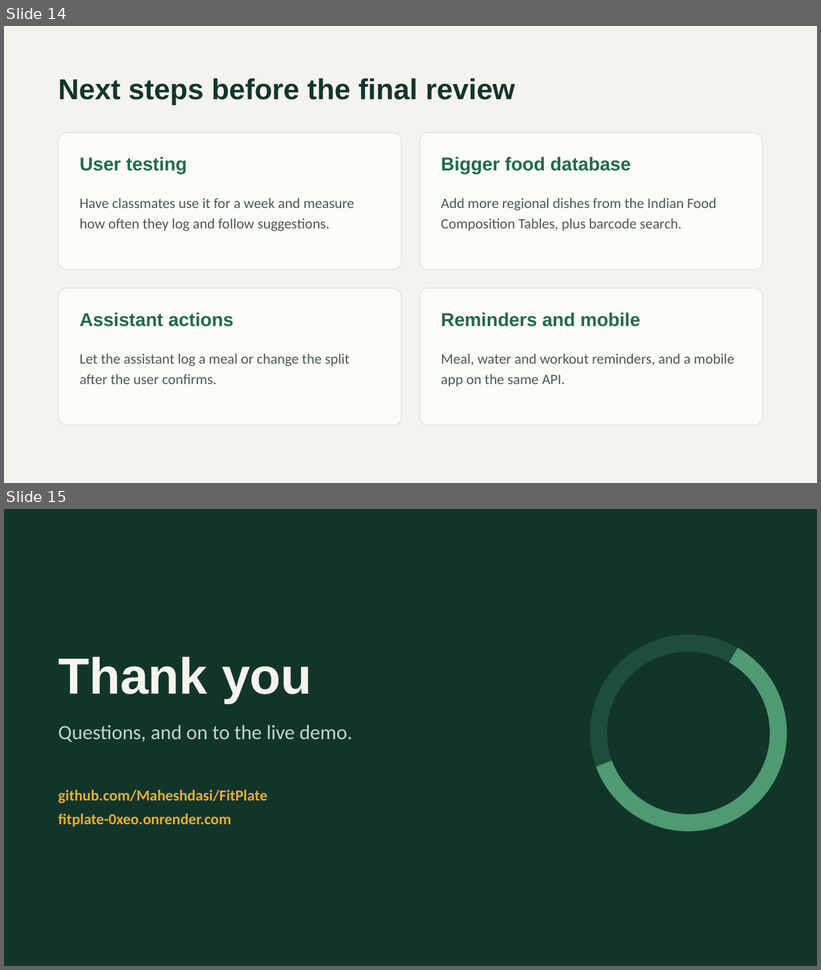
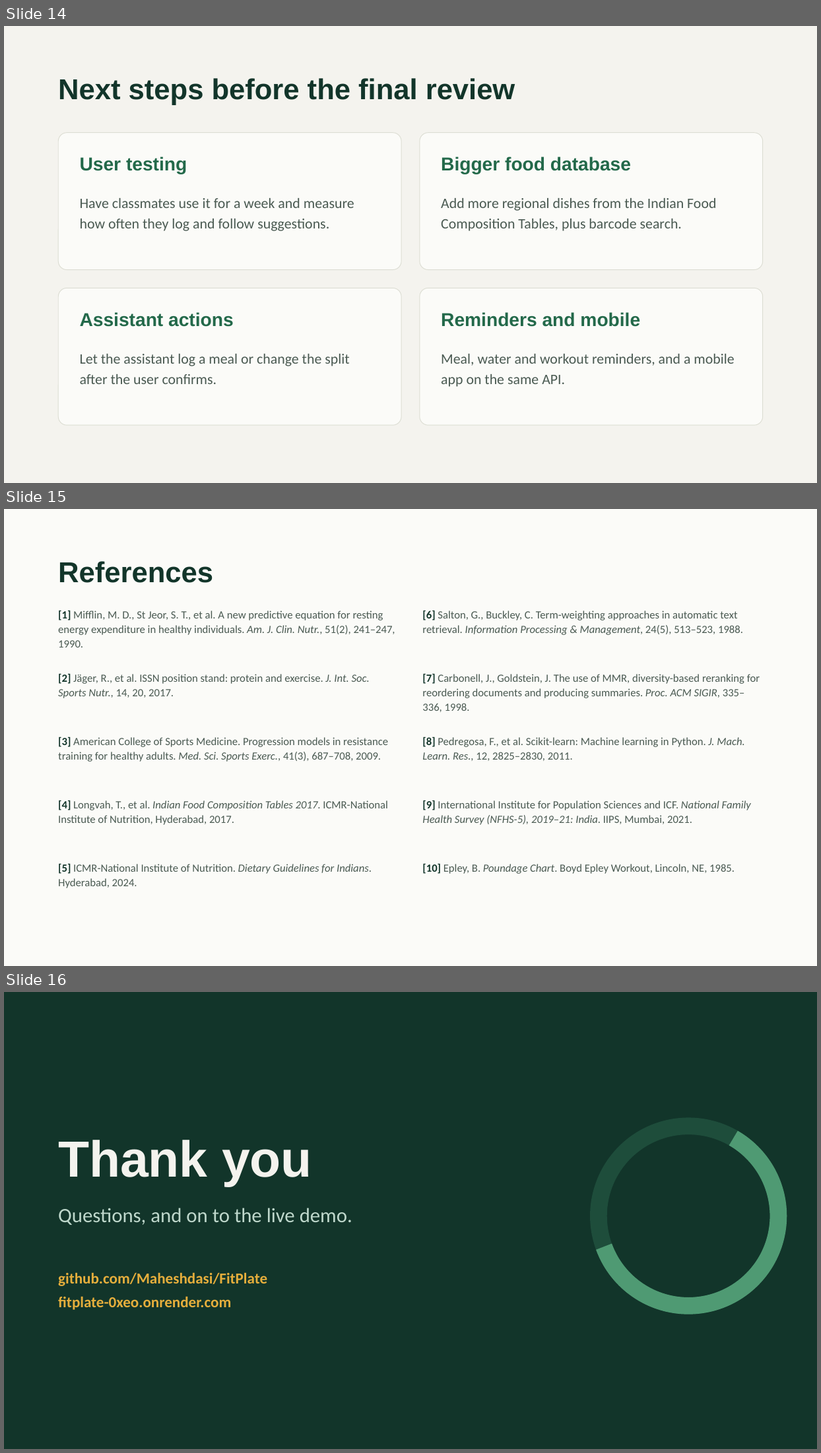
Before and after one commit to Maheshdasi/FitPlate, a slide deck: docs/presentations/FitPlate-First-Review.pptx. Shown one above the other, each under a label of ours: slides 14 and 15 before the commit, slides 14, 15 and 16 after it. The pictures are 821x970 and 821x1453 pixels, drawn with LibreOffice and Linux fonts; fonts in the diff are those of the drawing. Boxes give left, top, right and bottom in pixels: in the first picture for what was removed or moved away, otherwise in the second. Text is boxed around its words. In the diff, an @@ line names an element or a change of style, - is before the commit and + after.

```diff
--- a/docs/presentations/FitPlate-First-Review.pptx
+++ b/docs/presentations/FitPlate-First-Review.pptx
@@ slide 15 added at (x1=4, y1=509, x2=817, y2=966), background #FBFBF8 @@
@@ text added at (x1=58, y1=561, x2=213, y2=583), 34 pt, text #12352A, bold @@
+References
@@ text added at (x1=58, y1=610, x2=395, y2=648), 13 pt, text #4A5A52 @@
+[1] Mifflin, M. D., St Jeor, S. T., et al. A new predictive equation for resting energy expenditure in healthy individuals. Am. J. Clin. Nutr., 51(2), 241–247, 1990.
@@ text added at (x1=422, y1=611, x2=743, y2=635), 13 pt, text #4A5A52 @@
+[6] Salton, G., Buckley, C. Term-weighting approaches in automatic text retrieval. Information Processing & Management, 24(5), 513–523, 1988.
@@ text added at (x1=58, y1=673, x2=370, y2=698), 13 pt, text #4A5A52 @@
+[2] Jäger, R., et al. ISSN position stand: protein and exercise. J. Int. Soc. Sports Nutr., 14, 20, 2017.
@@ text added at (x1=422, y1=673, x2=760, y2=712), 13 pt, text #4A5A52 @@
+[7] Carbonell, J., Goldstein, J. The use of MMR, diversity-based reranking for reordering documents and producing summaries. Proc. ACM SIGIR, 335–336, 1998.
@@ text added at (x1=58, y1=737, x2=388, y2=762), 13 pt, text #4A5A52 @@
+[3] American College of Sports Medicine. Progression models in resistance training for healthy adults. Med. Sci. Sports Exerc., 41(3), 687–708, 2009.
@@ text added at (x1=422, y1=737, x2=745, y2=761), 13 pt, text #4A5A52 @@
+[8] Pedregosa, F., et al. Scikit-learn: Machine learning in Python. J. Mach. Learn. Res., 12, 2825–2830, 2011.
@@ text added at (x1=58, y1=800, x2=388, y2=825), 13 pt, text #4A5A52 @@
+[4] Longvah, T., et al. Indian Food Composition Tables 2017. ICMR-National Institute of Nutrition, Hyderabad, 2017.
@@ text added at (x1=422, y1=800, x2=751, y2=825), 13 pt, text #4A5A52 @@
+[9] International Institute for Population Sciences and ICF. National Family Health Survey (NFHS-5), 2019–21: India. IIPS, Mumbai, 2021.
@@ text added at (x1=58, y1=863, x2=372, y2=889), 13 pt, text #4A5A52 @@
+[5] ICMR-National Institute of Nutrition. Dietary Guidelines for Indians. Hyderabad, 2024.
@@ text added at (x1=422, y1=863, x2=735, y2=874), 13 pt, text #4A5A52 @@
+[10] Epley, B. Poundage Chart. Boyd Epley Workout, Lincoln, NE, 1985.
@@ what was slide 15 is now slide 16 @@
```
Also in this commit, not shown: 1 other slide added, 1 slide removed.
